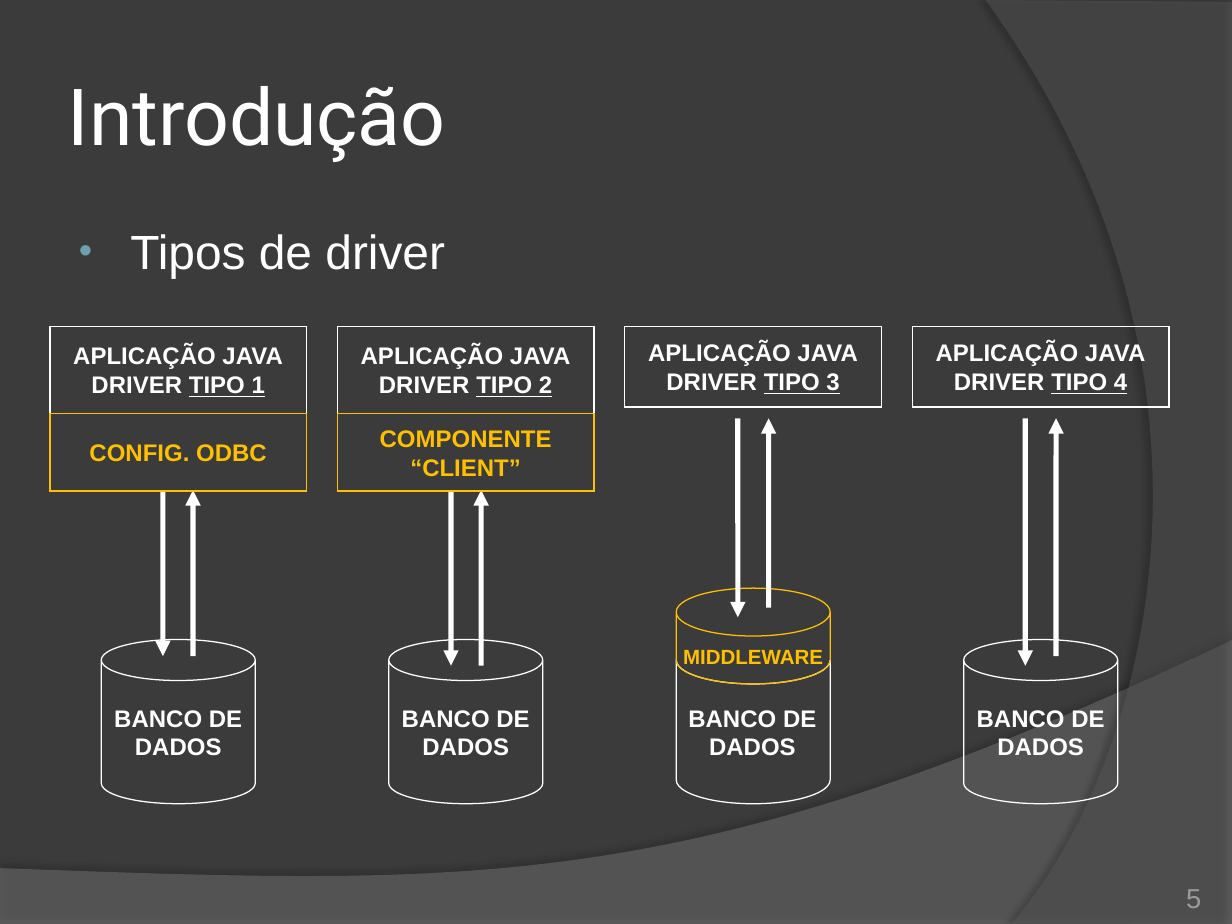
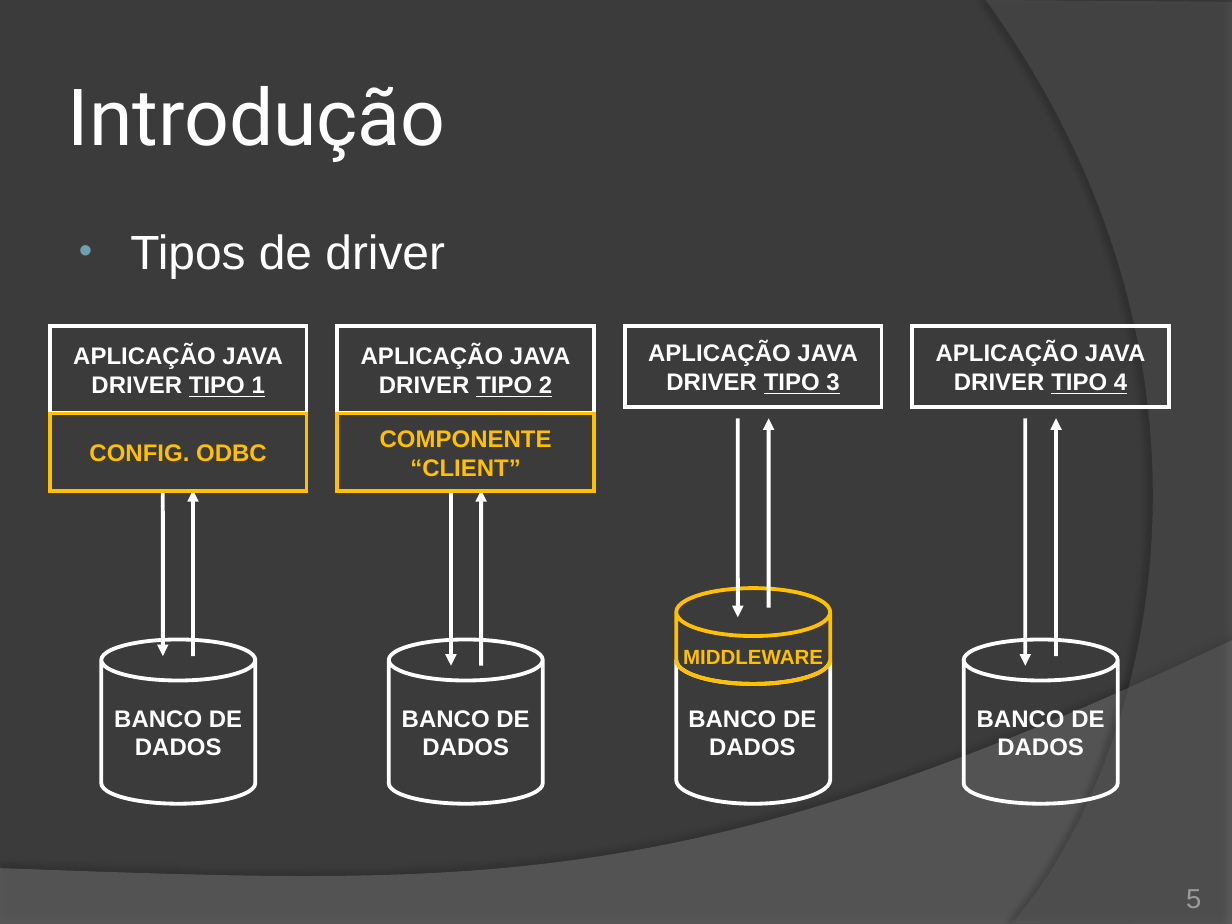
Before and after one commit to duchesqui/slzvieira-training, a slide deck: slide 5 of 2-Java-Programmer-Modulo-II/19.Capitulo11.pptx. Drawn at 1232x924 pixels with LibreOffice and Linux fonts; fonts in the diff are those of the drawing. Boxes give left, top, right and bottom in pixels: in the first picture for what was removed or moved away, otherwise in the second. Text is boxed around its words. In the diff, an @@ line names an element or a change of style, - is before the commit and + after.

```diff
--- a/2-Java-Programmer-Modulo-II/19.Capitulo11.pptx
+++ b/2-Java-Programmer-Modulo-II/19.Capitulo11.pptx
@@ outline #FFC000 0.75 pt to #FFC000 2.25 pt in 3 elements at [676, 588, 830, 684], [51, 414, 307, 492], [338, 414, 594, 492] @@
@@ arrow (738, 419) - (738, 617): stroke #FFFFFF 3 pt to #FFFFFF 2.25 pt @@
@@ arrow (769, 607) - (769, 419): stroke #FFFFFF 3 pt to #FFFFFF 2.25 pt @@
@@ arrow (1025, 419) - (1025, 665): stroke #FFFFFF 3 pt to #FFFFFF 2.25 pt @@
@@ arrow (1056, 655) - (1056, 419): stroke #FFFFFF 3 pt to #FFFFFF 2.25 pt @@
@@ arrow (163, 490) - (163, 655): stroke #FFFFFF 3 pt to #FFFFFF 2.25 pt @@
@@ arrow (193, 655) - (193, 490): stroke #FFFFFF 3 pt to #FFFFFF 2.25 pt @@
@@ arrow (451, 490) - (451, 665): stroke #FFFFFF 3 pt to #FFFFFF 2.25 pt @@
@@ arrow (482, 665) - (482, 490): stroke #FFFFFF 3 pt to #FFFFFF 2.25 pt @@
@@ outline #FFFFFF 0.75 pt to #FFFFFF 2.25 pt in 8 elements at [676, 660, 830, 804], [51, 326, 307, 414], [338, 326, 594, 414], [625, 326, 881, 408], [913, 326, 1169, 408], [101, 639, 255, 803], [389, 639, 543, 803], [963, 639, 1117, 803] @@
```
Also in this commit, not shown: 3 other slides changed.
